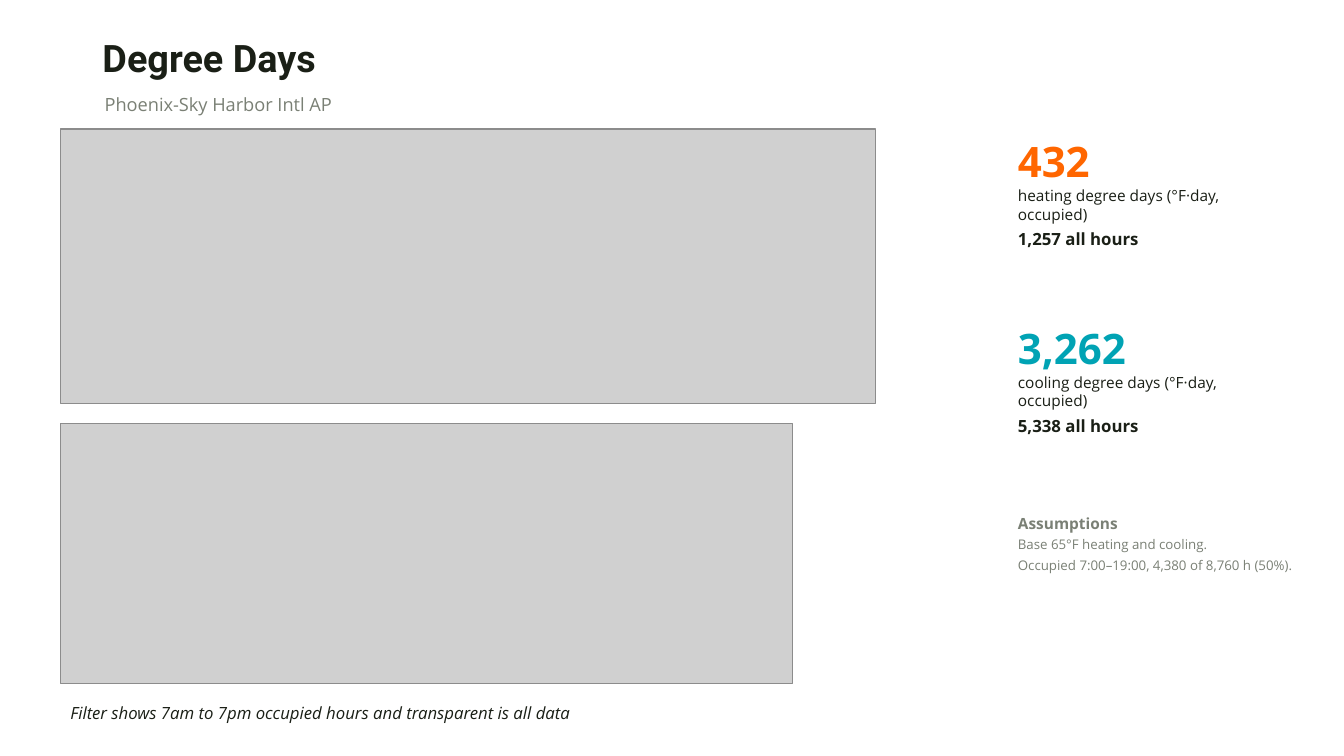
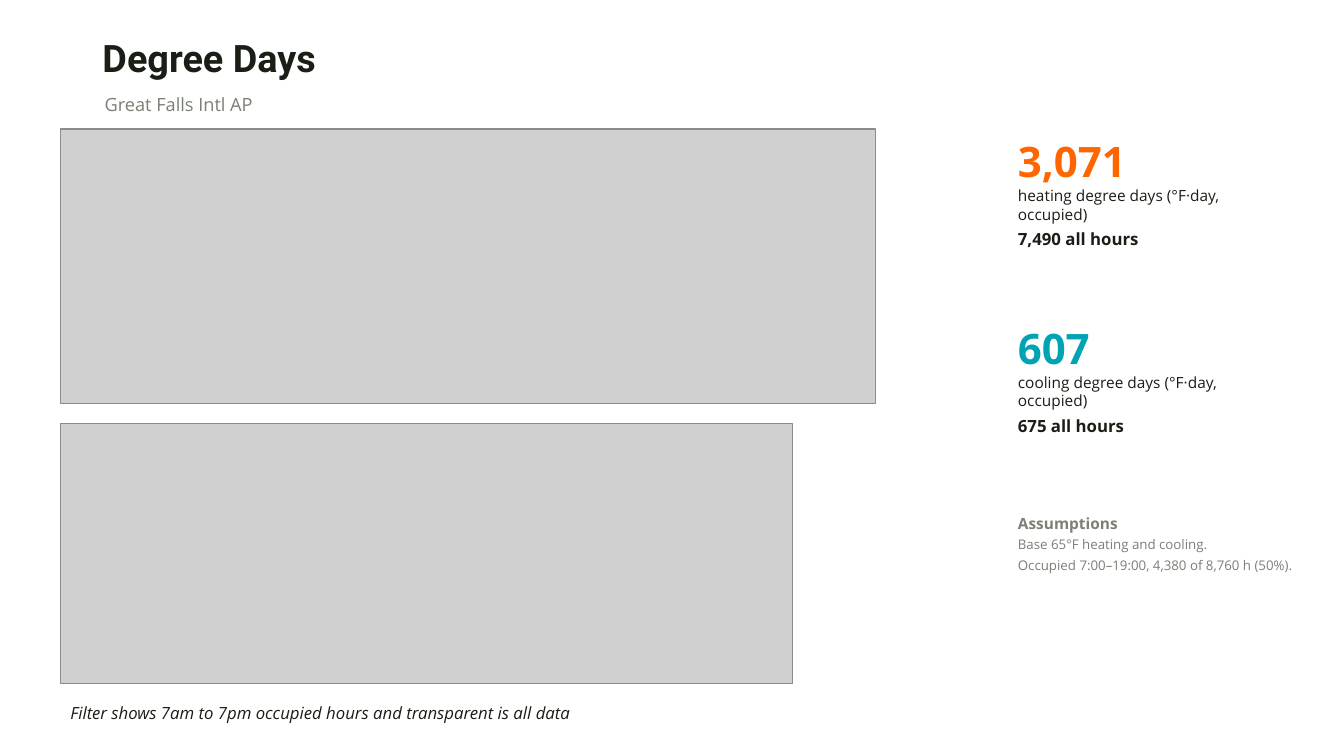
Before and after one commit to A2Efficiency/EXT-epwvis, a slide deck: slide 9 of out/climate-deck.pptx (slide 7 before the commit). Drawn at 1344x756 pixels with LibreOffice and Linux fonts; fonts in the diff are those of the drawing; grey boxes stand for pictures; background and template pictures are left out. Boxes give left, top, right and bottom in pixels: in the first picture for what was removed or moved away, otherwise in the second. Text is boxed around its words. In the diff, an @@ line names an element or a change of style, - is before the commit and + after.

```diff
--- a/out/climate-deck.pptx
+++ b/out/climate-deck.pptx
@@ text at [105, 97, 252, 111]: text changed @@
-Phoenix-Sky Harbor Intl AP
+Great Falls Intl AP
@@ text at [1018, 146, 1126, 183]: text changed @@
-432
+3,071
@@ text at [1018, 232, 1138, 247]: text changed @@
-1,257 all hours
+7,490 all hours
@@ text at [1018, 333, 1090, 365]: text changed @@
-3,262
+607
@@ text at [1018, 419, 1124, 432]: text changed @@
-5,338 all hours
+675 all hours
```
Also in this commit, not shown: 6 other slides changed, 6 slides added, 19 other files.
